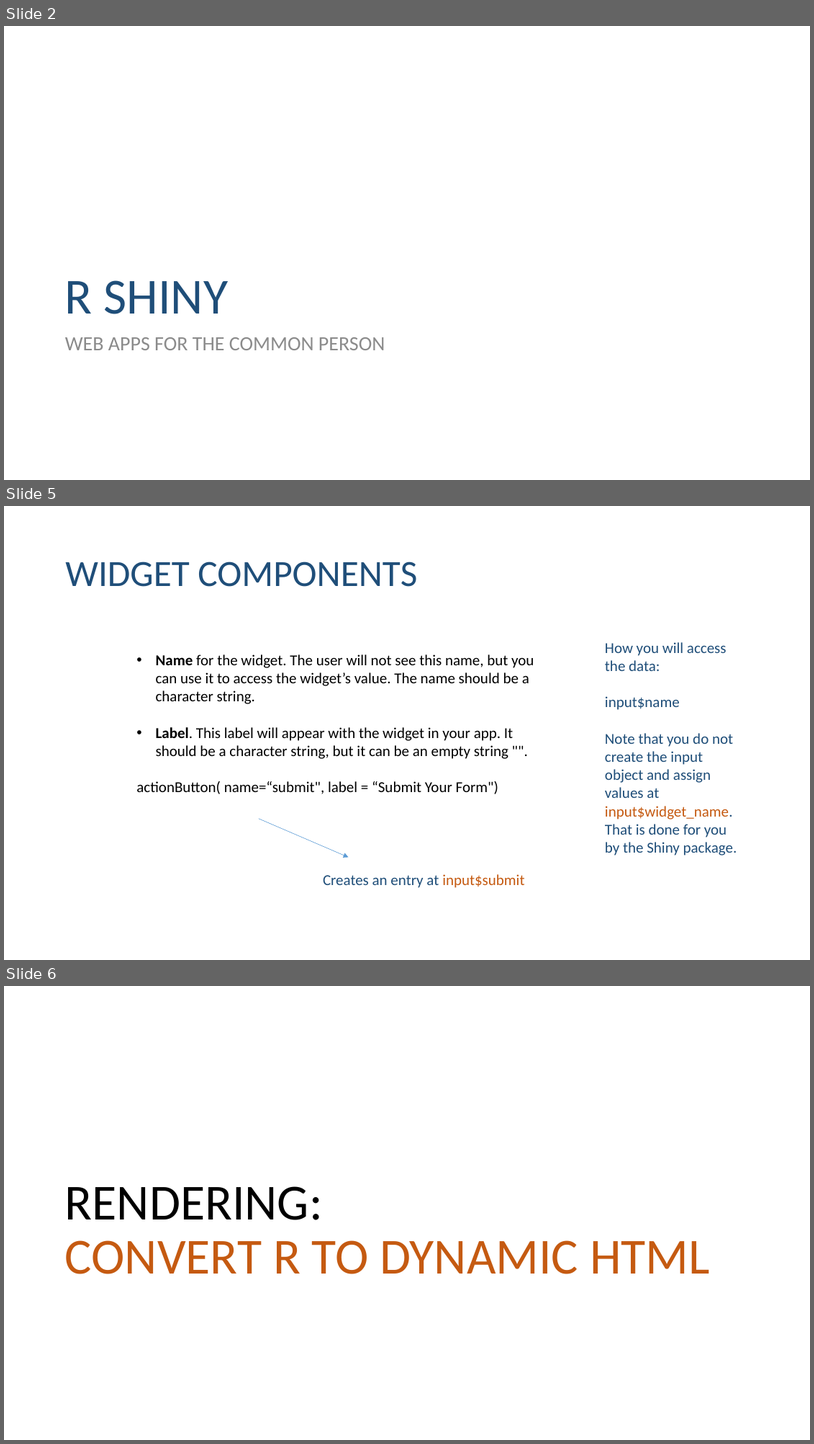
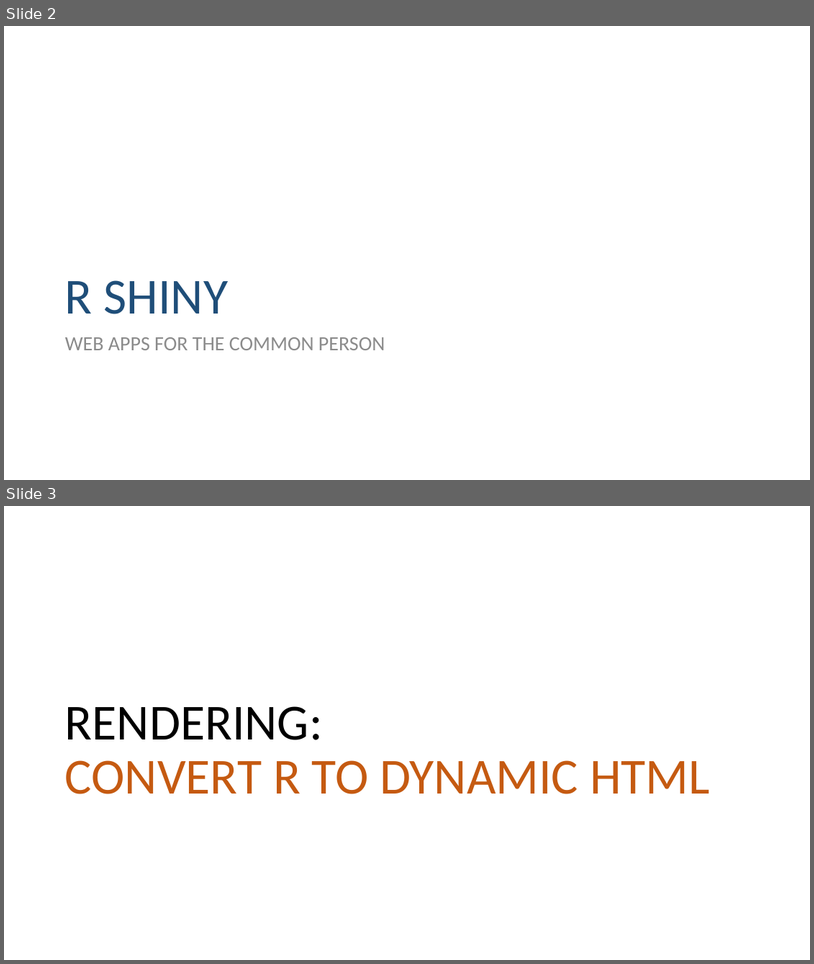
Before and after one commit to DS4PS/cpp-526-fall-2019, a slide deck: lectures/shiny-widgets.pptx. Shown one above the other, each under a label of ours: slides 2, 5 and 6 before the commit, slides 2 and 3 after it; the slides between them are not shown. The pictures are 814x1444 and 814x964 pixels, drawn with LibreOffice and Linux fonts; fonts in the diff are those of the drawing. Boxes give left, top, right and bottom in pixels: in the first picture for what was removed or moved away, otherwise in the second. Text is boxed around its words. In the diff, an @@ line names an element or a change of style, - is before the commit and + after.

Commit message:
update shiny lecture

```diff
--- a/lectures/shiny-widgets.pptx
+++ b/lectures/shiny-widgets.pptx
@@ slide 5 removed at (4,506,810,960), background #FFFFFF @@
@@ title removed at (65,561,417,587) @@
-WIDGET COMPONENTS
@@ text removed at (136,654,534,794) @@
-• Name for the widget. The user will not see this name, but you can use it to access the widget’s value. The name should be a character string.
-• Label. This label will appear with the widget in your app. It should be a character string, but it can be an empty string "".
-actionButton( name=“submit", label = “Submit Your Form")
@@ text removed at (605,642,738,855) @@
-How you will access the data:
-input$name
-Note that you do not create the input object and assign values at input$widget_name. That is done for you by the Shiny package.
@@ arrow removed from (259, 818) to (349, 857) @@
@@ text removed at (323,874,525,888) @@
-Creates an entry at input$submit
@@ what was slide 6 is now slide 3 @@
```
Also in this commit, not shown: 1 slide changed, 2 other slides removed, 1 other file.
